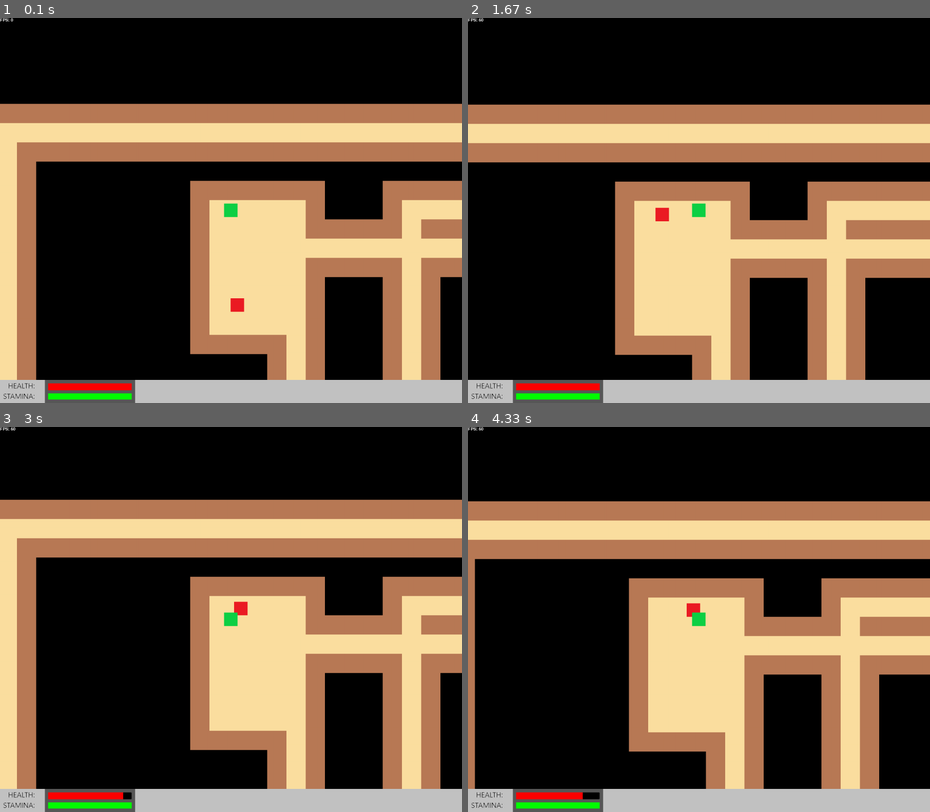
Above: before the commit, frames 1-4 (two rows, left to right).
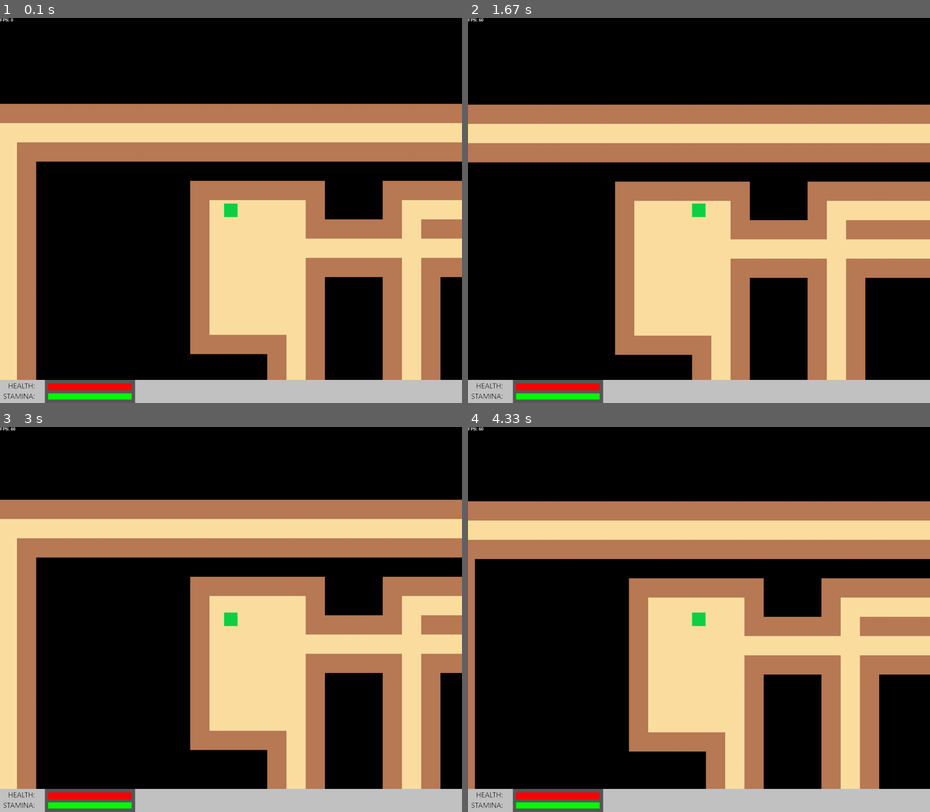
Above: after the commit, the same moments.

Repository: legotrainkid/Python-Pygame-Dungeon-Crawler
Game: pygame game, started from main.py
Two runs of this game, one before a commit and one after it. Both use one fixed random seed, a clock stepped at 60 frames per second and the inputs below.
Inputs:
- Up to frame 1 (0.1 s): no input
- Up to frame 2 (1.67 s): hold D 0.33-0.8 s; hold W 0.83-1.13 s; hold D 1.17-1.63 s
- Up to frame 3 (3 s): hold A 1.67-2.2 s; hold S 2.23-2.53 s; hold A 2.57-2.97 s
- Up to frame 4 (4.33 s): hold W 3-3.37 s; hold D 3.4-4.03 s; hold S from 4.07 s (still down)

The runs differ from the first frame. In frame 1, 0.1% of the frame differs, in the area x 49-53%, y 72-77%; in frame 2, 0.1%; in frame 3, 0.1%; in frame 4, 0.2%, in the area x 24-51%, y 45-97%.

Commit message:
added inventory screen

Diff:
--- a/main.py
+++ b/main.py
@@ -29,6 +29,8 @@
         self.screen = pygame.display.set_mode(SCREENSIZE)
 
         self.screen.fill(self.BLACK)
+
+        self.items = {"sword" : {"image" : pygame.image.load("graphics/items/inventory/sword.png").convert()}}
 
         loading = "LOADING..."
         text = self.SCORE_FONT.render(loading, 1, self.WHITE)
@@ -73,7 +75,7 @@
             x_v = 0
             i = 0
         self.player = Player(30, 500)
-        self.spawn_enemies(15)
+        self.spawn_enemies(0)
 
         self.all_sprites.add(self.player)
 
@@ -81,6 +83,11 @@
         colors = {"red": self.RED, "green":self.GREEN}
         self.hud = Hud(self.screen, colors, self.player)
         self.all_sprites.add(self.hud)
+        self.inventory = Inventory(self.player)
+        self.all_sprites.add(self.inventory)
+        adding = True
+        for i in range(25):
+            self.inventory.add_item(self.items["sword"])
 
     def update_fps(self):
         fps = "FPS: " + str(math.ceil(self.clock.get_fps()))
@@ -171,6 +178,11 @@
                     elif event.key == pygame.K_SPACE:
                         self.player.sprint = True
                         self.update_frames = 1
+                    elif event.key == pygame.K_e:
+                        if self.inventory.show:
+                            self.inventory.show = False
+                        else:
+                            self.inventory.show = True
                 elif event.type == pygame.KEYUP:
                     if event.key == pygame.K_w:
                         move = [0, 0]
@@ -340,6 +352,7 @@
         self.stamina = stamina
         self.MAX_STAMINA = stamina
         self.update_frames = 1
+        self.inventory = []
 
     def update(self):
         if self.stamina < 1:
@@ -514,6 +527,57 @@
                                         int(self.STAMINA_POS[2]*(self.player.stamina/self.player.MAX_STAMINA)),
                                         self.STAMINA_POS[3]])
 
+class Inventory(pygame.sprite.Sprite):
+    def __init__(self, player):
+        super().__init__()
+
+        self.image = pygame.image.load("graphics/hud/inventory.png").convert()
+        self.rect = self.image.get_rect()
+
+        self.rect.x = 100
+        self.rect.y = 100
+
+        self.show = False
+
+        self.player = player
+        self.items = []
+
+    def add_item(self, item_data):
+        if len(self.items) < 364:
+            self.items.append(Inventory_Item(item_data))
+            return True
+        else:
+            return False
+
+    def draw(self, screen):
+        if self.show:
+            screen.blit(self.image, self.rect)
+            x = 110
+            y = 407
+            i = 1
+            for item in self.items:
+                if i == 29:
+                    i = 1
+                    x = 110
+                    y += 35
+                item.draw(x, y, screen)
+                x += 35
+                i += 1
+
+class Inventory_Item(pygame.sprite.Sprite):
+    def __init__(self, item_data):
+        self.item = item_data
+        self.image = self.item["image"]
+        self.rect = self.image.get_rect()
+
+        self.rect.x = 0
+        self.rect.y = 0
+
+    def draw(self, x, y, screen):
+        self.rect.x = x
+        self.rect.y = y
+        screen.blit(self.image, self.rect)
+
 if __name__ == "__main__":
     game = Game()
     game.main()
Binary file changed: graphics/hud/hud.png
Binary file added: graphics/hud/inventory.png
Binary file added: graphics/items/inventory/sword.png
